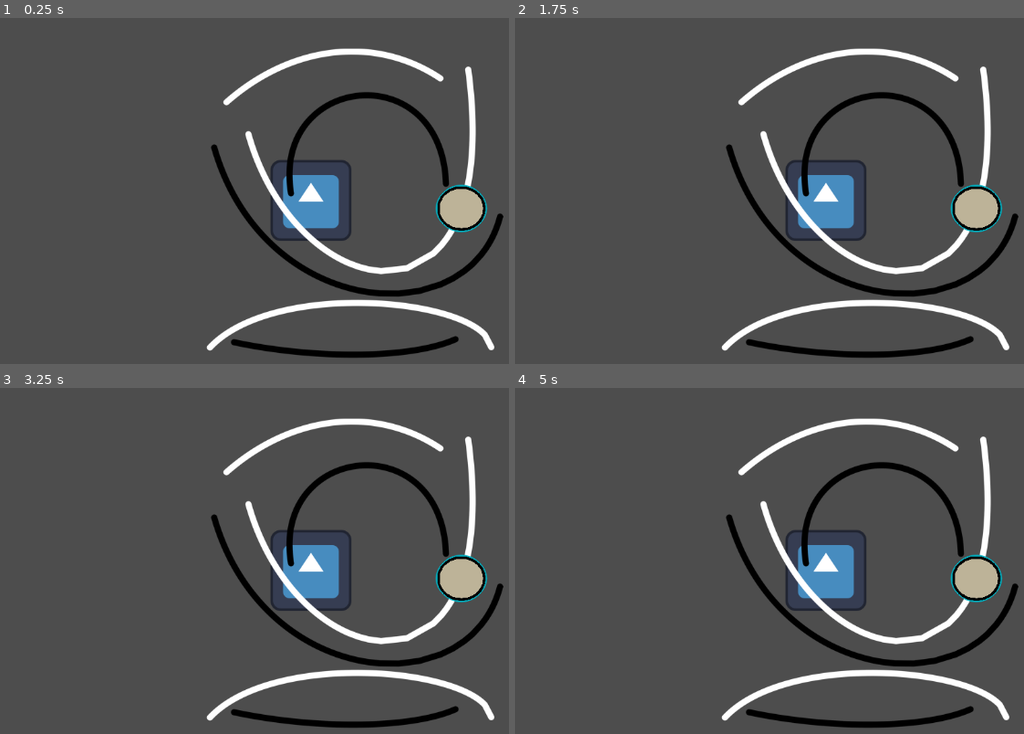
Above: before the commit, frames 1-4 (two rows, left to right).
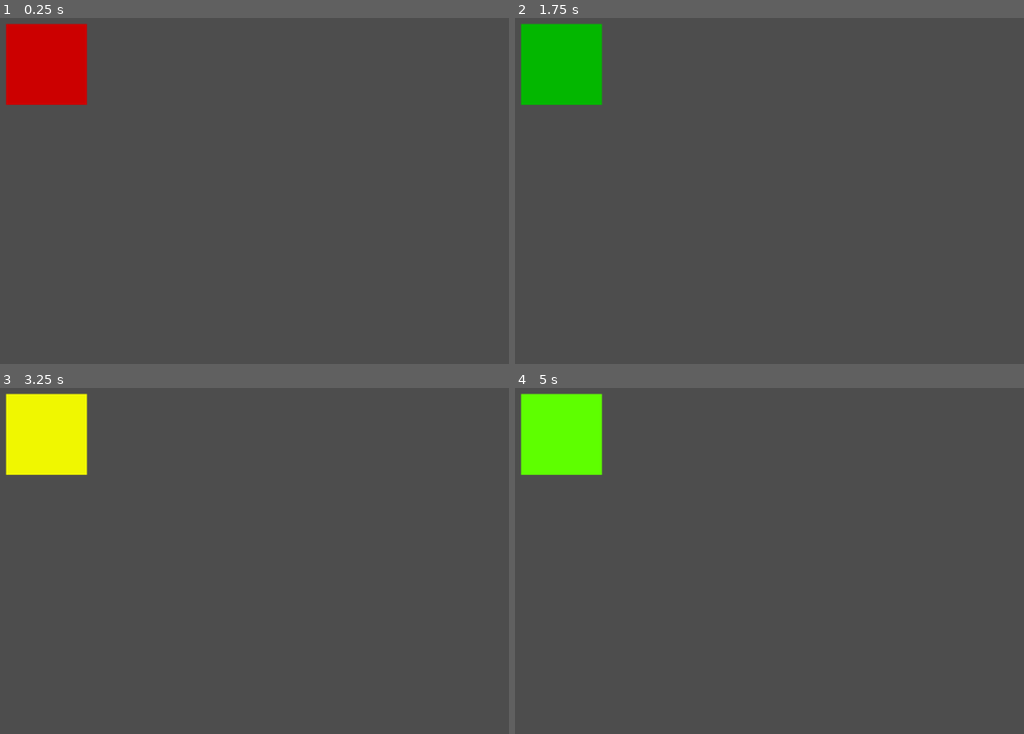
Above: after the commit, the same moments.

Repository: shafayatb/ShaderPlayground
Game: Godot game, scene res://shader_test.tscn
Two runs of this game, one before a commit and one after it. Both use one fixed random seed, a clock stepped at 60 frames per second and the inputs below. The engine's default icon, where the game draws it, is replaced by a stand-in: a white triangle on a blue panel in a dark square.
Inputs (mouse positions are in pixels of both pictures, inside the frame that each line leads up to):
- Up to frame 1 (0.25 s): no input
- Up to frame 2 (1.75 s): tap Enter (ui_accept) at 0.5, 0.77, 1.52 s; move the mouse to (1008, 187) at 0.52 s; hold Right (ui_right) 0.53-1.28 s; move the mouse to (703, 229) at 1.27 s; hold Down (ui_down) from 1.28 s (still down)
- Up to frame 3 (3.25 s): move the mouse to (407, 488) at 2.02 s; release Down (ui_down) at 2.03 s; hold Right (ui_right) 2.03-2.78 s; move the mouse to (295, 657) at 2.77 s; hold Up (ui_up) from 2.78 s (still down); tap Enter (ui_accept) at 3.02 s
- Up to frame 4 (5 s): move the mouse to (outside the picture) at 3.52 s; release Up (ui_up) at 3.53 s; hold Left (ui_left) from 3.53 s (still down); tap Enter (ui_accept) at 3.77, 4.52 s; move the mouse to (626, 516) at 4.27 s

The runs differ from the first frame. In frame 1, 14% of the frame differs, in the area x 1-99%, y 1-99%; in frame 2, 14%; in frame 3, 14%; in frame 4, 14%.
Error in both runs: Attempt to call function 'set_shader_parameter' in base 'null instance' on a null instance. (res://blacknwhite.gd:16)

Commit message:
Blink color shader

Diff:
--- /dev/null
+++ b/code_shaders/blink_color.tres
@@ -0,0 +1,6 @@
+[gd_resource type="ShaderMaterial" load_steps=2 format=3 uid="uid://ct4rpwaccoonf"]
+
+[ext_resource type="Shader" uid="uid://cj44pppmdm8s3" path="res://code_shaders/blink_shader.gdshader" id="1_koxhx"]
+
+[resource]
+shader = ExtResource("1_koxhx")
--- /dev/null
+++ b/code_shaders/blink_shader.gdshader
@@ -0,0 +1,5 @@
+shader_type canvas_item;
+
+void fragment() {
+	COLOR = vec4((sin(TIME*10.0)+1.0)/2.0, (cos(TIME*10.0)+1.0/2.0), 0.0, 1.0);
+}
--- a/code_shaders/shockwave_shader.tres
+++ b/code_shaders/shockwave_shader.tres
@@ -5,6 +5,6 @@
 [resource]
 shader = ExtResource("1_d2w3p")
 shader_parameter/center = Vector2(0.5, 0.5)
-shader_parameter/force = 0.05
-shader_parameter/size = 1.0
+shader_parameter/force = 0.0
+shader_parameter/size = 0.0
 shader_parameter/thickness = 0.09
--- a/shader_test.tscn
+++ b/shader_test.tscn
@@ -8,6 +8,34 @@
 [ext_resource type="Material" uid="uid://deyhyqx3flh4b" path="res://visual_shaders/simple_outline_shader.tres" id="6_4sh6q"]
 [ext_resource type="Texture2D" uid="uid://eck5ouwvjsbi" path="res://assets/head.png" id="7_1mq4w"]
 [ext_resource type="Material" uid="uid://df1h55w38p1g" path="res://code_shaders/shockwave_shader.tres" id="8_1mq4w"]
+[ext_resource type="Shader" uid="uid://cj44pppmdm8s3" path="res://code_shaders/blink_shader.gdshader" id="9_movfo"]
+
+[sub_resource type="Animation" id="Animation_n1cy7"]
+length = 0.001
+tracks/0/type = "value"
+tracks/0/imported = false
+tracks/0/enabled = true
+tracks/0/path = NodePath("ColorRect:material:shader_parameter/force")
+tracks/0/interp = 1
+tracks/0/loop_wrap = true
+tracks/0/keys = {
+"times": PackedFloat32Array(0),
+"transitions": PackedFloat32Array(1),
+"update": 0,
+"values": [0.0]
+}
+tracks/1/type = "value"
+tracks/1/imported = false
+tracks/1/enabled = true
+tracks/1/path = NodePath("ColorRect:material:shader_parameter/size")
+tracks/1/interp = 1
+tracks/1/loop_wrap = true
+tracks/1/keys = {
+"times": PackedFloat32Array(0),
+"transitions": PackedFloat32Array(1),
+"update": 0,
+"values": [0.0]
+}
 
 [sub_resource type="Animation" id="Animation_movfo"]
 resource_name = "pulse"
@@ -36,42 +64,19 @@
 "values": [0.0, 1.0]
 }
 
-[sub_resource type="Animation" id="Animation_n1cy7"]
-length = 0.001
-tracks/0/type = "value"
-tracks/0/imported = false
-tracks/0/enabled = true
-tracks/0/path = NodePath("ColorRect:material:shader_parameter/force")
-tracks/0/interp = 1
-tracks/0/loop_wrap = true
-tracks/0/keys = {
-"times": PackedFloat32Array(0),
-"transitions": PackedFloat32Array(1),
-"update": 0,
-"values": [0.0]
-}
-tracks/1/type = "value"
-tracks/1/imported = false
-tracks/1/enabled = true
-tracks/1/path = NodePath("ColorRect:material:shader_parameter/size")
-tracks/1/interp = 1
-tracks/1/loop_wrap = true
-tracks/1/keys = {
-"times": PackedFloat32Array(0),
-"transitions": PackedFloat32Array(1),
-"update": 0,
-"values": [0.0]
-}
-
 [sub_resource type="AnimationLibrary" id="AnimationLibrary_aigp2"]
 _data = {
 &"RESET": SubResource("Animation_n1cy7"),
 &"pulse": SubResource("Animation_movfo")
 }
 
+[sub_resource type="ShaderMaterial" id="ShaderMaterial_n1cy7"]
+shader = ExtResource("9_movfo")
+
 [node name="ShaderTest" type="Node2D"]
 
 [node name="Icon2" type="Sprite2D" parent="."]
+visible = false
 position = Vector2(542, 313)
 texture = ExtResource("1_v4mft")
 
@@ -84,18 +89,22 @@
 script = ExtResource("3_qdfbv")
 
 [node name="Blacknwhite" type="Sprite2D" parent="."]
+visible = false
 position = Vector2(607, 308)
 texture = ExtResource("3_gibmb")
 script = ExtResource("5_0mdu4")
 
 [node name="Head" type="Sprite2D" parent="."]
+visible = false
 material = ExtResource("6_4sh6q")
 position = Vector2(780, 326)
 texture = ExtResource("7_1mq4w")
 
 [node name="CanvasLayer" type="CanvasLayer" parent="."]
+visible = false
 
 [node name="ColorRect" type="ColorRect" parent="CanvasLayer"]
+visible = false
 material = ExtResource("8_1mq4w")
 anchors_preset = 15
 anchor_right = 1.0
@@ -108,3 +117,8 @@
 libraries = {
 &"": SubResource("AnimationLibrary_aigp2")
 }
+
+[node name="Icon3" type="Sprite2D" parent="."]
+material = SubResource("ShaderMaterial_n1cy7")
+position = Vector2(124, 98)
+texture = ExtResource("1_v4mft")
--- a/visual_shaders/simple_outline.tres
+++ b/visual_shaders/simple_outline.tres
@@ -297,7 +297,6 @@
 
 }
 "
-graph_offset = Vector2(-851.942, -510.078)
 mode = 1
 flags/light_only = false
 nodes/fragment/0/position = Vector2(3160, 820)
Not shown, added: code_shaders/blink_shader.gdshader.uid
Not shown: 1 places in code_shaders/ripple_reflection.tres that only renumber resources
Not shown: 1 places in shader_test.tscn that only renumber resources
